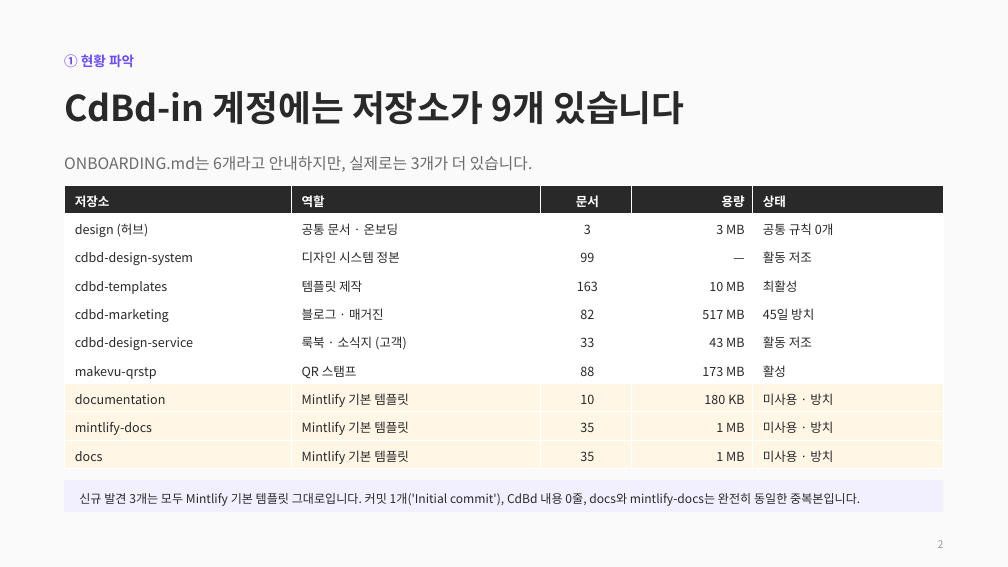
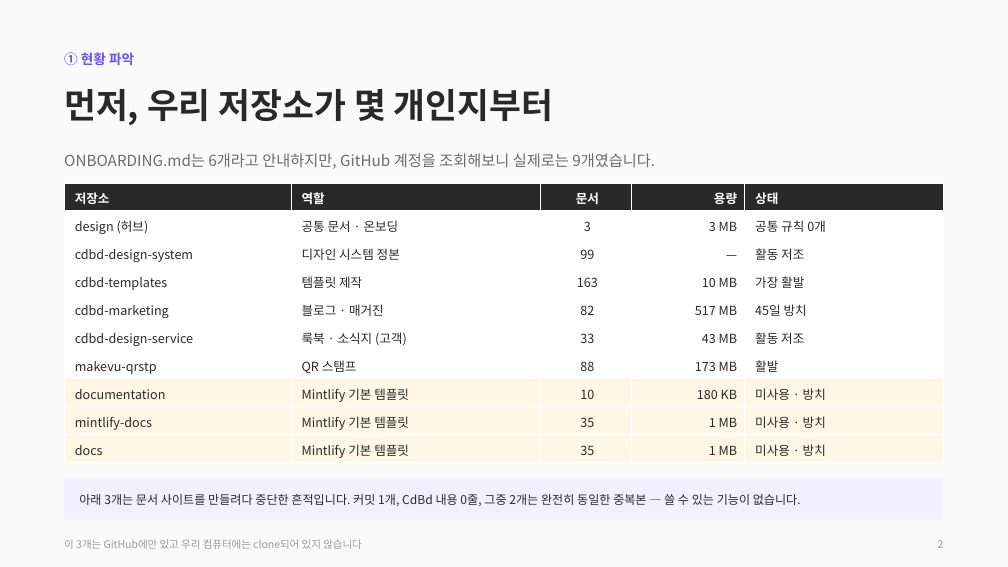
Before and after one commit to CdBd-in/design, a slide deck: slide 3 of CdBd 문서 체계 진단 및 개편 제안.pptx. Drawn at 1008x567 pixels with LibreOffice and Linux fonts; fonts in the diff are those of the drawing. Boxes give left, top, right and bottom in pixels: in the first picture for what was removed or moved away, otherwise in the second. Text is boxed around its words. In the diff, an @@ line names an element or a change of style, - is before the commit and + after.

```diff
--- a/CdBd 문서 체계 진단 및 개편 제안.pptx
+++ b/CdBd 문서 체계 진단 및 개편 제안.pptx
@@ text at [64,89,553,125]: text changed; size 34 to 33 pt @@
-CdBd-in 계정에는 저장소가 9개 있습니다
+먼저, 우리 저장소가 몇 개인지부터
@@ text at [64,153,655,169]: text changed; size 15 to 14.5 pt @@
-ONBOARDING.md는 6개라고 안내하지만, 실제로는 3개가 더 있습니다.
+ONBOARDING.md는 6개라고 안내하지만, GitHub 계정을 조회해보니 실제로는 9개였습니다.
@@ table at [64,183,944,463] @@
-row 4, column 5: 최활성
+row 4, column 5: 가장 활발
-row 7, column 5: 활성
+row 7, column 5: 활발
@@ rectangle: place and size @@
-rectangle at [64,480,944,512]
+rectangle at [64,478,944,520]
@@ text at [79,494,801,506]: text changed @@
-신규 발견 3개는 모두 Mintlify 기본 템플릿 그대로입니다. 커밋 1개('Initial commit'), CdBd 내용 0줄, docs와 mintlify-docs는 완전히 동일한 중복본입니다.
+아래 3개는 문서 사이트를 만들려다 중단한 흔적입니다. 커밋 1개, CdBd 내용 0줄, 그중 2개는 완전히 동일한 중복본 — 쓸 수 있는 기능이 없습니다.
@@ text added at [64,539,362,549], 10 pt, text #9A9A9A @@
+이 3개는 GitHub에만 있고 우리 컴퓨터에는 clone되어 있지 않습니다
```
Also in this commit, not shown: 13 other slides changed, 5 slides added, 2 slides removed.
